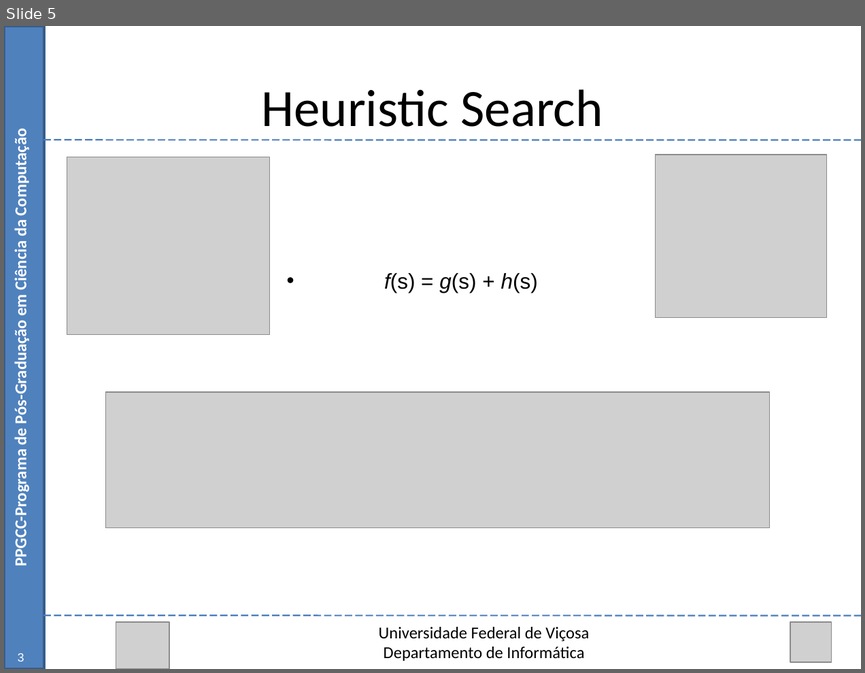
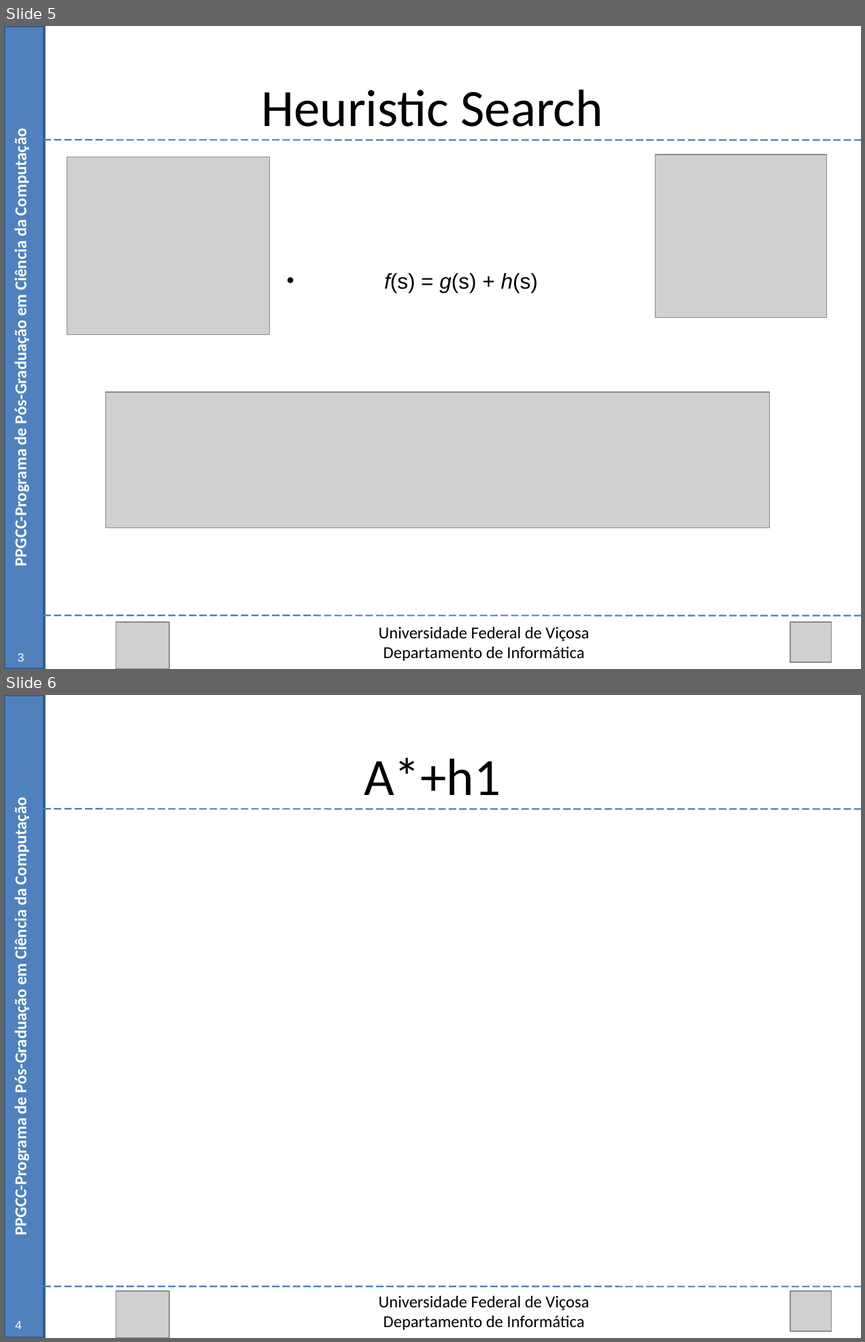
Before and after one commit to Marvinsky/research-marvin, a slide deck: latex/odp/dissertation_v12.odp. Shown one above the other, each under a label of ours: slide 5 before the commit, slides 5 and 6 after it. The pictures are 865x673 and 865x1342 pixels, drawn with LibreOffice and Linux fonts; fonts in the diff are those of the drawing; grey boxes stand for pictures. Boxes give left, top, right and bottom in pixels: in the first picture for what was removed or moved away, otherwise in the second. Text is boxed around its words. In the diff, an @@ line names an element or a change of style, - is before the commit and + after.

Commit message:
update v12

```diff
--- a/latex/odp/dissertation_v12.odp
+++ b/latex/odp/dissertation_v12.odp
@@ slide 6 added at [4,695,861,1338], background #FFFFFF @@
@@ rectangle added at [4,695,44,1338], fill #4F81BD, outline #385D8A 2.01 pt @@
@@ text added at [364,758,500,795], 44 pt, text #000000 @@
+A*+h1
@@ text added at [11,807,31,1232], 14 pt, text #FFFFFF, bold @@
+PPGCC-Programa de Pós-Graduação em Ciência da Computação
@@ line added from (44, 809) to (861, 809), #4A7EBB 1.25 pt @@
@@ line added from (44, 1286) to (861, 1286), #4A7EBB 1.25 pt @@
@@ picture added at [116,1291,169,1338] @@
@@ text added at [379,1295,589,1329], 14 pt, text #000000 @@
+Universidade Federal de Viçosa
+Departamento de Informática
@@ picture added at [789,1291,831,1331] @@
@@ text added at [15,1321,22,1329], 10 pt, text #FFFFFF @@
+4
```
Also in this commit, not shown: 1 slide changed.
